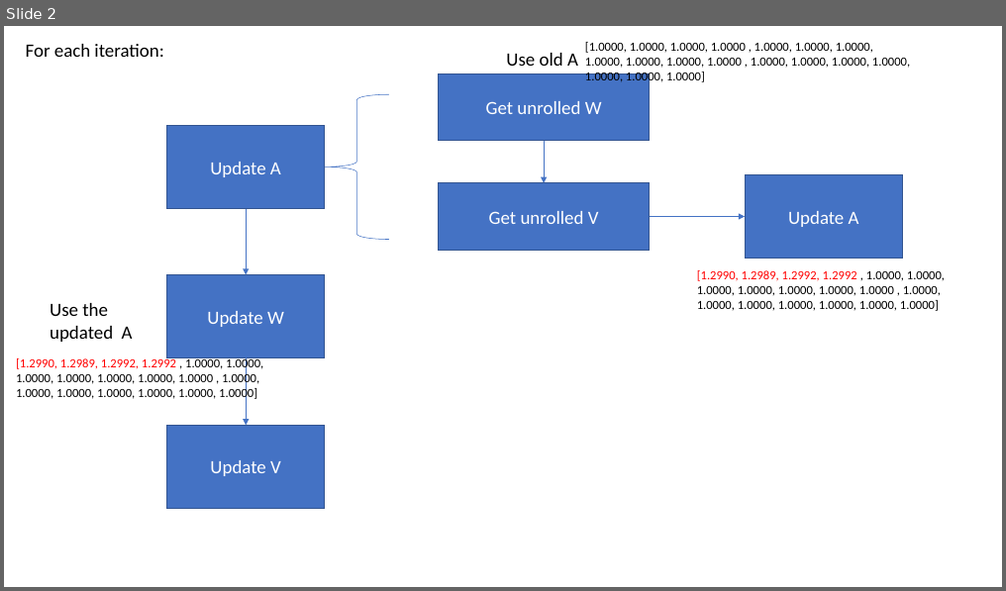
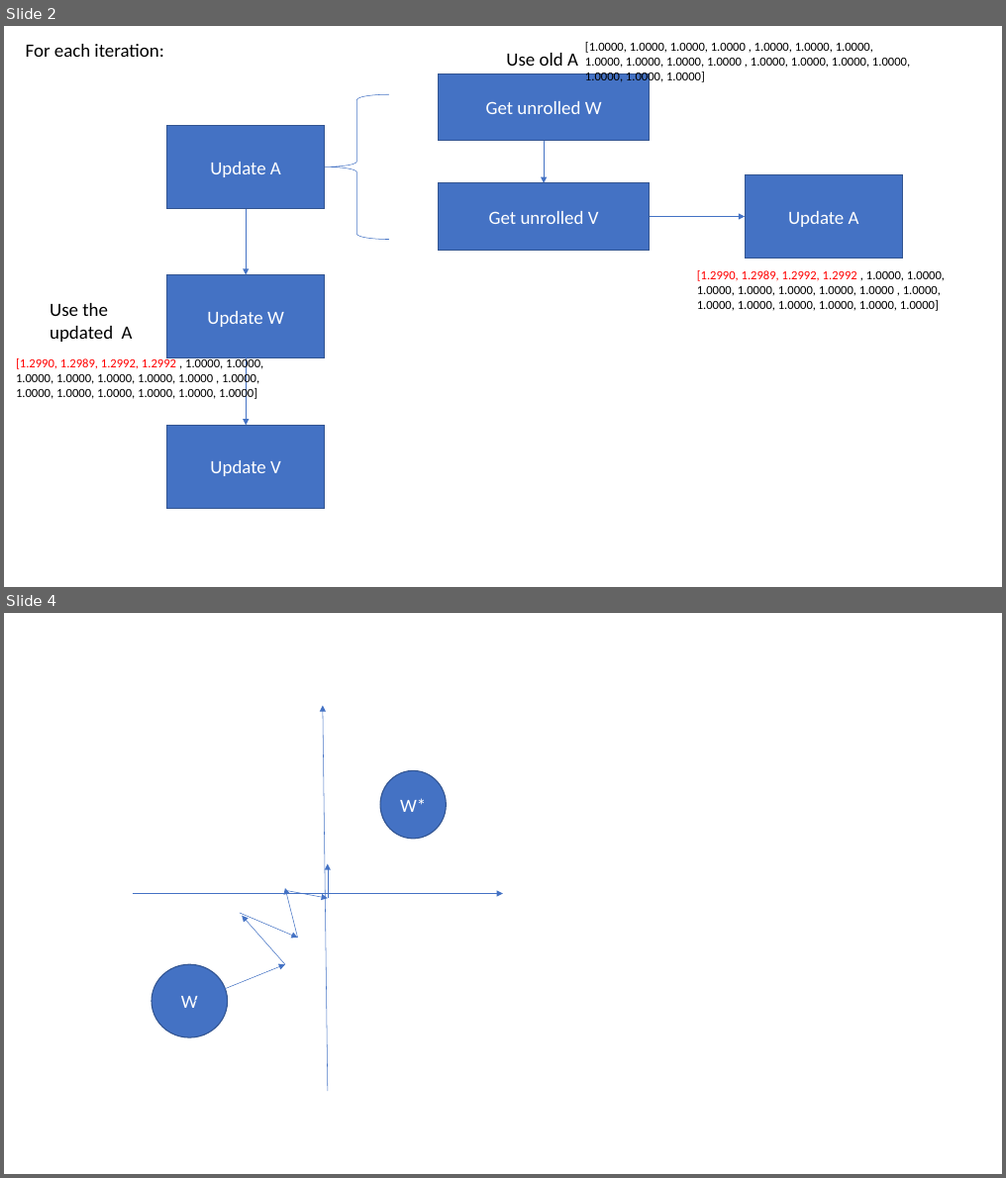
Before and after one commit to KevinZhoutianyi/Self-teaching-for-MT, a slide deck: ref/Presentation2.pptx. Shown one above the other, each under a label of ours: slide 2 before the commit, slides 2 and 4 after it; the slides between them are not shown. The pictures are 1006x591 and 1006x1178 pixels, drawn with LibreOffice and Linux fonts; fonts in the diff are those of the drawing. Boxes give left, top, right and bottom in pixels: in the first picture for what was removed or moved away, otherwise in the second. Text is boxed around its words. In the diff, an @@ line names an element or a change of style, - is before the commit and + after.

```diff
--- a/ref/Presentation2.pptx
+++ b/ref/Presentation2.pptx
@@ slide 4 added at (4, 613, 1002, 1174), background #FFFFFF @@
@@ arrow added from (328, 1091) to (323, 706), #4472C4 0.5 pt @@
@@ ellipse added at (380, 771, 447, 839), fill #4472C4, outline #325491 1 pt, 18 pt, text #FFFFFF @@
+W*
@@ arrow added from (328, 898) to (328, 863), #4472C4 0.5 pt @@
@@ arrow added from (132, 894) to (503, 894), #4472C4 0.5 pt @@
@@ arrow added from (297, 938) to (285, 888), #4472C4 0.5 pt @@
@@ arrow added from (288, 891) to (328, 898), #4472C4 0.5 pt @@
@@ arrow added from (240, 913) to (297, 938), #4472C4 0.5 pt @@
@@ arrow added from (285, 964) to (242, 916), #4472C4 0.5 pt @@
@@ ellipse added at (152, 964, 227, 1039), fill #4472C4, outline #325491 1 pt, 18 pt, text #FFFFFF @@
+W
@@ arrow added from (194, 1001) to (285, 964), #4472C4 0.5 pt @@
```
Also in this commit, not shown: 3 other files.
